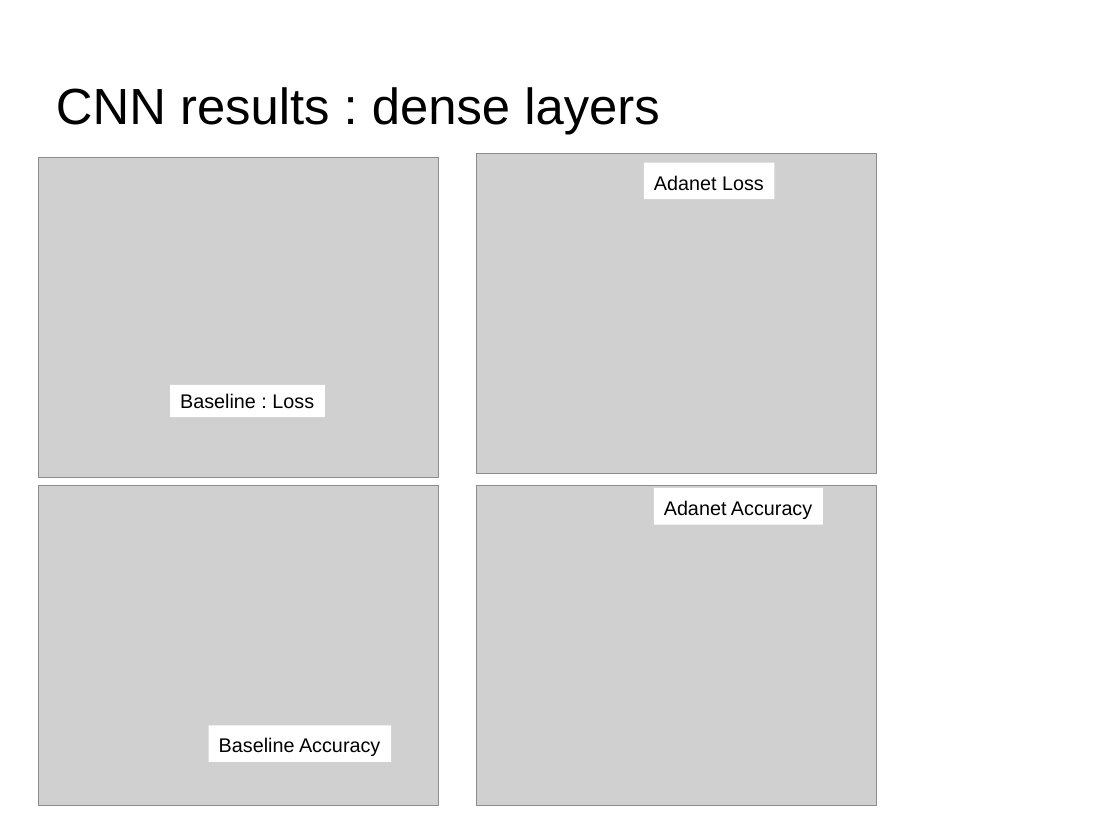
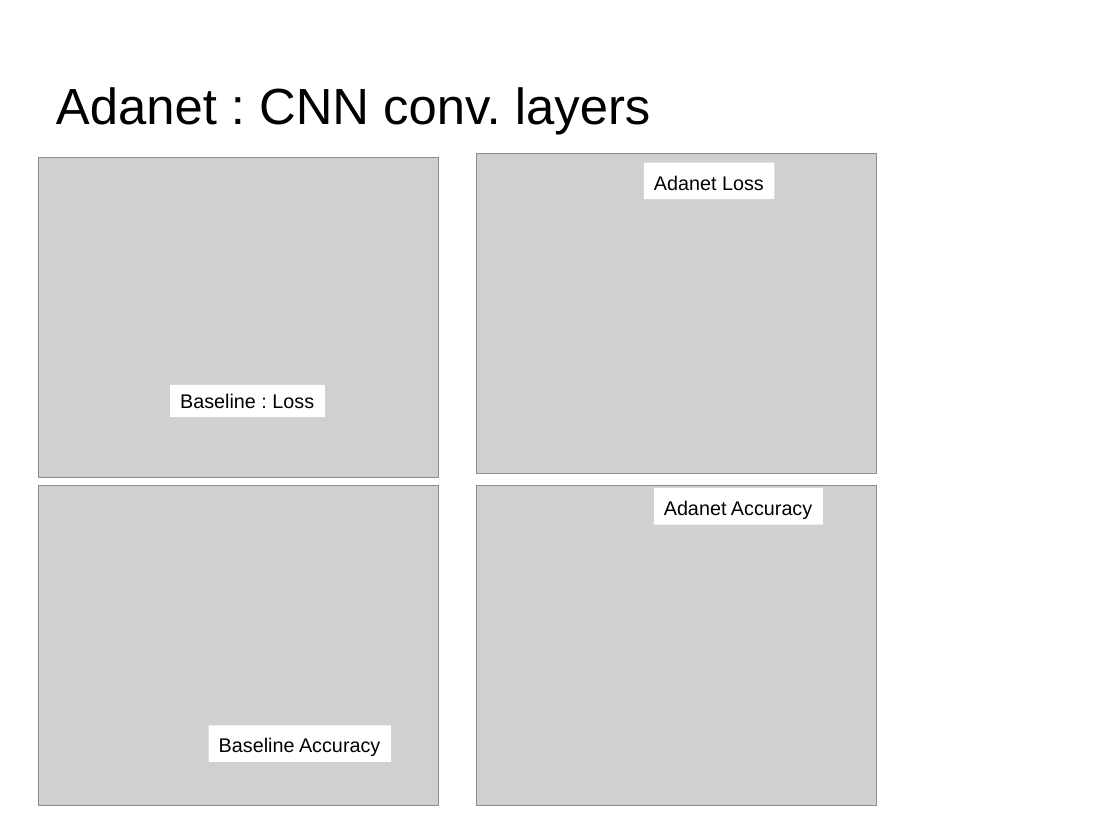
Before and after one commit to dataforcast/OC_Datascientist, a slide deck: slide 30 of P8/report/Openclassrooms_ParcoursDatascientist_P8-V1.odp. Drawn at 1120x840 pixels with LibreOffice and Linux fonts; fonts in the diff are those of the drawing; grey boxes stand for pictures; background and template pictures are left out. Boxes give left, top, right and bottom in pixels: in the first picture for what was removed or moved away, otherwise in the second. Text is boxed around its words. In the diff, an @@ line names an element or a change of style, - is before the commit and + after.

Commit message:
Adanet : report reworked

```diff
--- a/P8/report/Openclassrooms_ParcoursDatascientist_P8-V1.odp
+++ b/P8/report/Openclassrooms_ParcoursDatascientist_P8-V1.odp
@@ title at (56,87,650,134): text changed @@
-CNN results : dense layers
+Adanet : CNN conv. layers
```
Also in this commit, not shown: 5 other slides changed, 9 other files.
